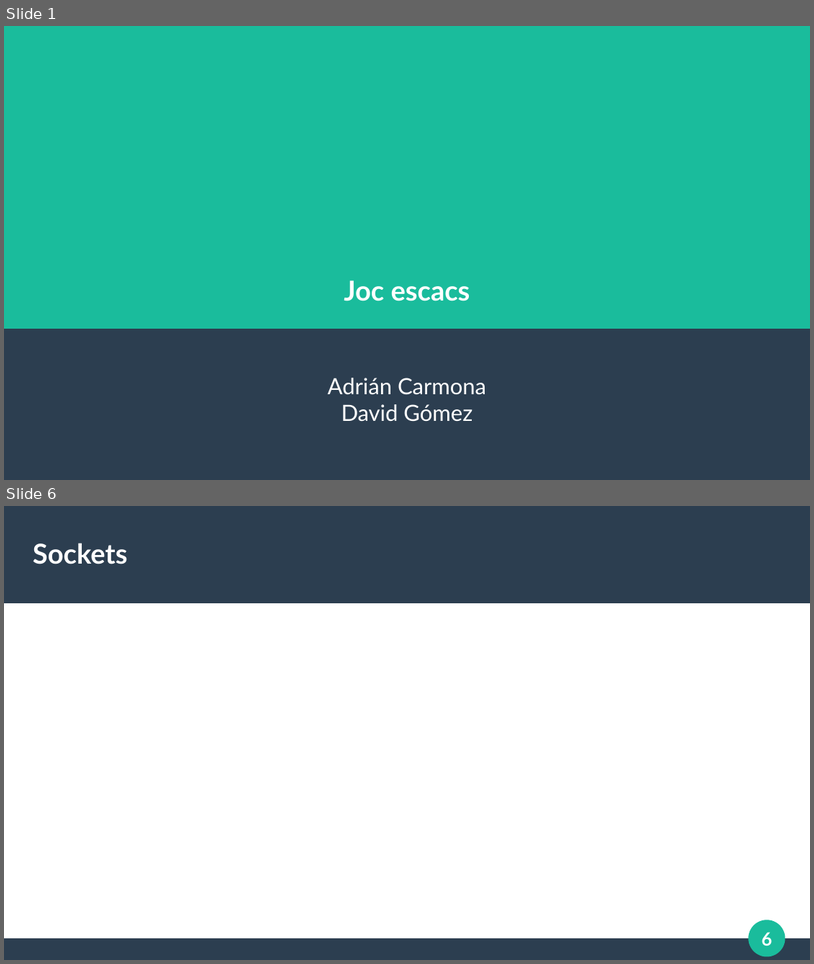
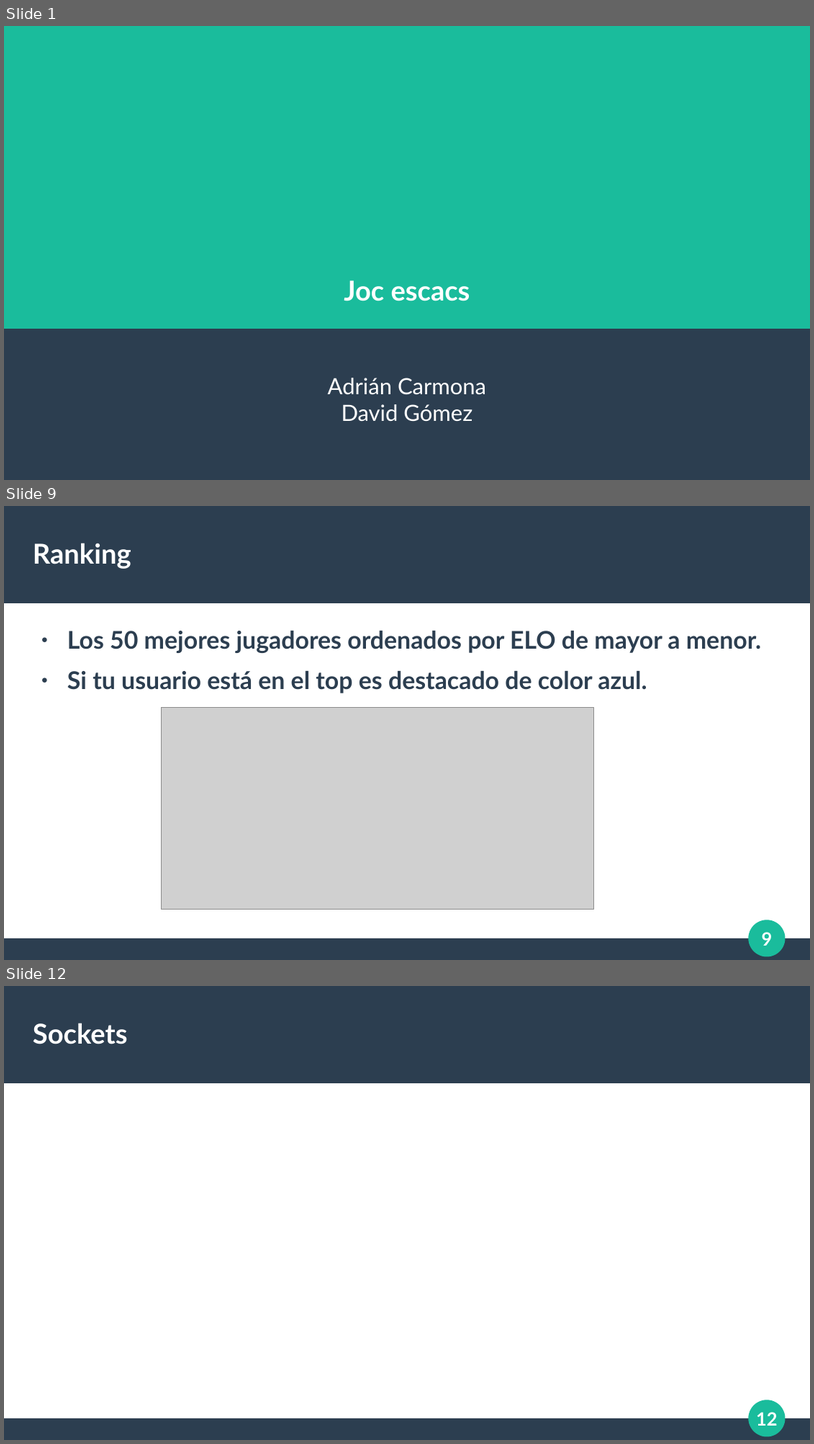
Before and after one commit to El69Man/Chess-Online, a slide deck: Documentación/Exposición.odp. Shown one above the other, each under a label of ours: slides 1 and 6 before the commit, slides 1, 9 and 12 after it; the slides between them are not shown. The pictures are 814x964 and 814x1444 pixels, drawn with LibreOffice and Linux fonts; fonts in the diff are those of the drawing; grey boxes stand for pictures. Boxes give left, top, right and bottom in pixels: in the first picture for what was removed or moved away, otherwise in the second. Text is boxed around its words. In the diff, an @@ line names an element or a change of style, - is before the commit and + after.

```diff
--- a/Documentación/Exposición.odp
+++ b/Documentación/Exposición.odp
@@ slide 9 added at [4, 506, 810, 960], background #FFFFFF; not listed: 4 template elements that a slide beside it also shows @@
@@ title added at [33, 543, 131, 569], 27 pt, text #FFFFFF, bold @@
+Ranking
@@ text added at [67, 631, 761, 693], 24 pt, text #2C3E50, bold @@
+● Los 50 mejores jugadores ordenados por ELO de mayor a menor.
+● Si tu usuario está en el top es destacado de color azul.
@@ picture added at [162, 708, 594, 910] @@
@@ what was slide 6 is now slide 12 @@
@@ page number at [756, 1412, 777, 1425]: text changed @@
-6
+12
```
Also in this commit, not shown: 3 slides changed, 8 other slides added, 3 slides removed, 5 other files.
